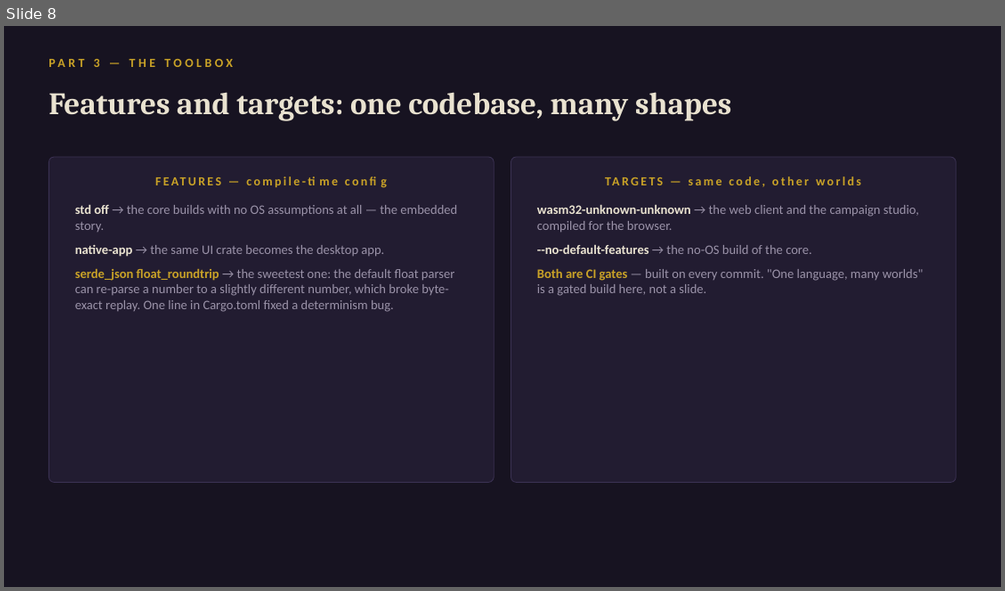
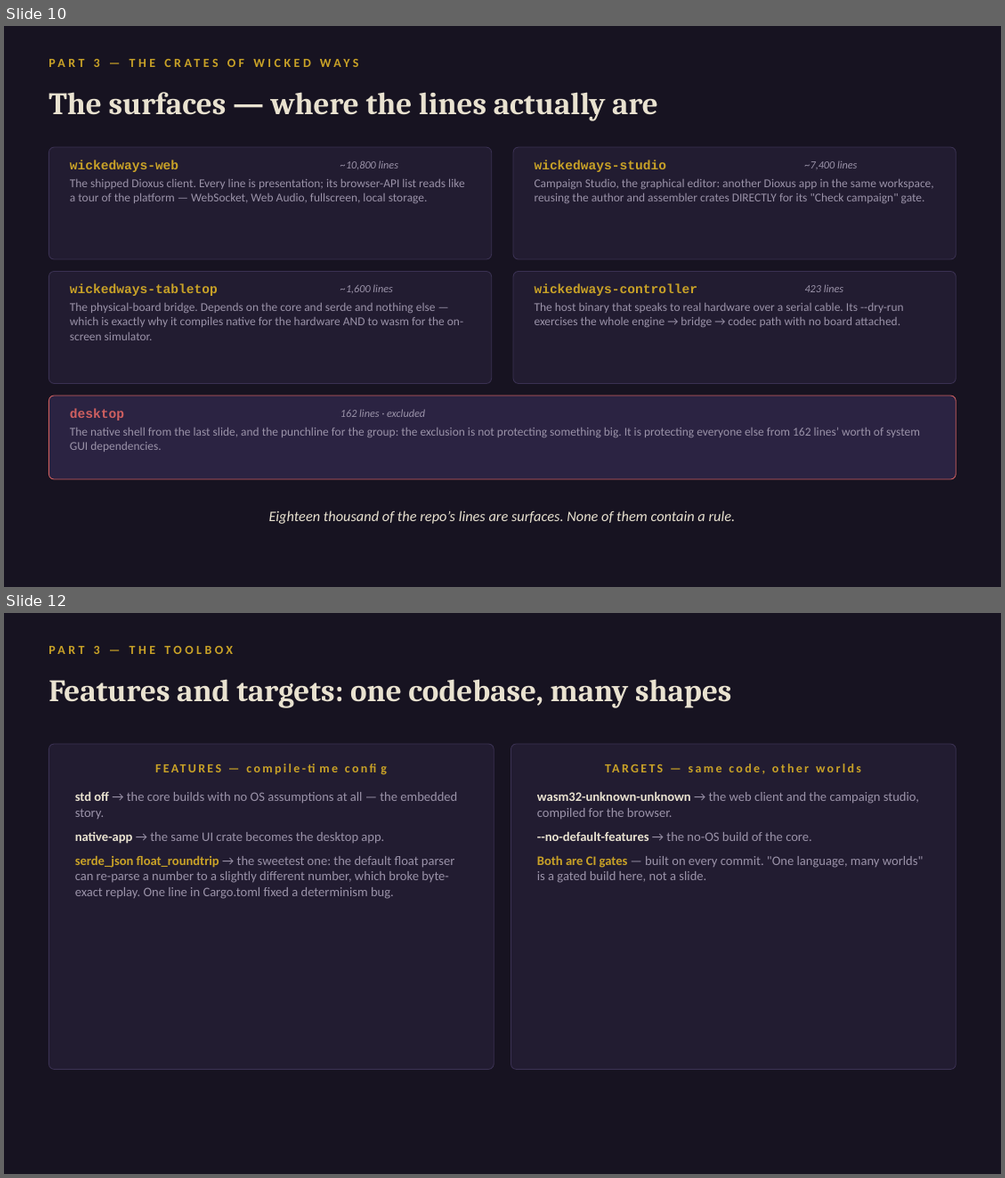
Before and after one commit to daniel0mullins/WickedWays, a slide deck: docs/talks/decks/05-rust-ecosystem.pptx. Shown one above the other, each under a label of ours: slide 8 before the commit, slides 10 and 12 after it; the slides between them are not shown. The pictures are 1005x591 and 1005x1178 pixels, drawn with LibreOffice and Linux fonts; fonts in the diff are those of the drawing. Boxes give left, top, right and bottom in pixels: in the first picture for what was removed or moved away, otherwise in the second. Text is boxed around its words. In the diff, an @@ line names an element or a change of style, - is before the commit and + after.

```diff
--- a/docs/talks/decks/05-rust-ecosystem.pptx
+++ b/docs/talks/decks/05-rust-ecosystem.pptx
@@ slide 10 added at <box>4,26,1001,587</box>, background #171321 @@
@@ text added at <box>94,59,100,67</box>, 12 pt, text #C9A227, bold @@
+PART 3 — THE CRATES OF WICKED WAYS
@@ text added at <box>48,92,658,121</box>, 30 pt, text #E9E2D0, bold @@
+The surfaces — where the lines actually are
@@ rounded rectangle added at <box>48,147,492,259</box>, fill #221C31, outline #3A3152 0.75 pt @@
@@ rounded rectangle added at <box>513,147,956,259</box>, fill #221C31, outline #3A3152 0.75 pt @@
@@ text added at <box>70,160,178,172</box>, 12.5 pt, text #C9A227, bold @@
+wickedways-web
@@ text added at <box>70,179,465,203</box>, 11.5 pt, text #9A92A8 @@
+The shipped Dioxus client. Every line is presentation; its browser-API list reads like a tour of the platform — WebSocket, Web Audio, fullscreen, local storage.
@@ text added at <box>340,160,398,169</box>, 10.5 pt, text #9A92A8, italic @@
+~10,800 lines
@@ text added at <box>534,160,667,172</box>, 12.5 pt, text #C9A227, bold @@
+wickedways-studio
@@ text added at <box>534,179,934,203</box>, 11.5 pt, text #9A92A8 @@
+Campaign Studio, the graphical editor: another Dioxus app in the same workspace, reusing the author and assembler crates DIRECTLY for its "Check campaign" gate.
@@ text added at <box>805,161,857,169</box>, 10.5 pt, text #9A92A8, italic @@
+~7,400 lines
@@ rounded rectangle added at <box>48,272,492,384</box>, fill #221C31, outline #3A3152 0.75 pt @@
@@ text added at <box>70,284,218,296</box>, 12.5 pt, text #C9A227, bold @@
+wickedways-tabletop
@@ text added at <box>340,284,392,293</box>, 10.5 pt, text #9A92A8, italic @@
+~1,600 lines
@@ rounded rectangle added at <box>513,272,956,384</box>, fill #221C31, outline #3A3152 0.75 pt @@
@@ text added at <box>534,284,698,296</box>, 12.5 pt, text #C9A227, bold @@
+wickedways-controller
@@ text added at <box>805,284,843,292</box>, 10.5 pt, text #9A92A8, italic @@
+423 lines
@@ text added at <box>70,303,463,340</box>, 11.5 pt, text #9A92A8 @@
+The physical-board bridge. Depends on the core and serde and nothing else — which is exactly why it compiles native for the hardware AND to wasm for the on-screen simulator.
@@ text added at <box>534,303,904,327</box>, 11.5 pt, text #9A92A8 @@
+The host binary that speaks to real hardware over a serial cable. Its --dry-run exercises the whole engine → bridge → codec path with no board attached.
@@ rounded rectangle added at <box>48,395,956,479</box>, fill #2B2342, outline #D06060 0.75 pt @@
@@ text added at <box>70,408,124,420</box>, 12.5 pt, text #D06060, bold @@
+desktop
@@ text added at <box>340,409,425,417</box>, 10.5 pt, text #9A92A8, italic @@
+162 lines · excluded
@@ text added at <box>70,427,920,451</box>, 11.5 pt, text #9A92A8 @@
+The native shell from the last slide, and the punchline for the group: the exclusion is not protecting something big. It is protecting everyone else from 162 lines’ worth of system GUI dependencies.
@@ text added at <box>269,510,736,524</box>, 14 pt, text #E9E2D0, italic @@
+Eighteen thousand of the repo’s lines are surfaces. None of them contain a rule.
@@ what was slide 8 is now slide 12 @@
```
Also in this commit, not shown: 3 other slides added, 1 other file.
